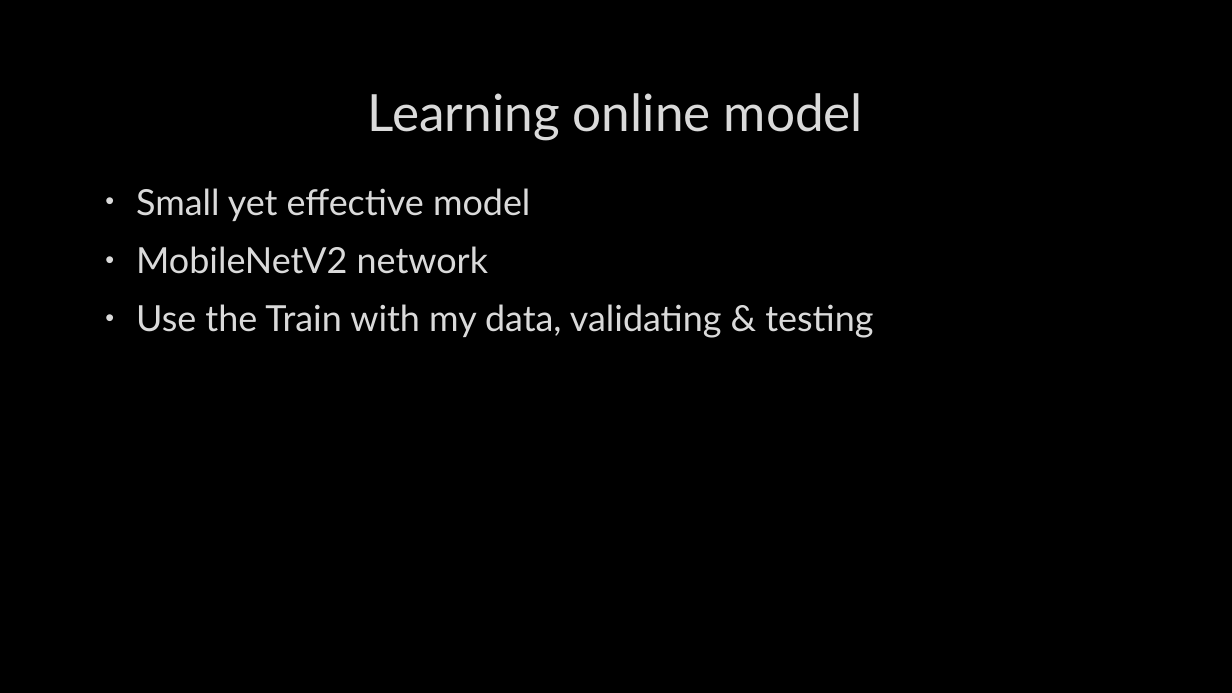
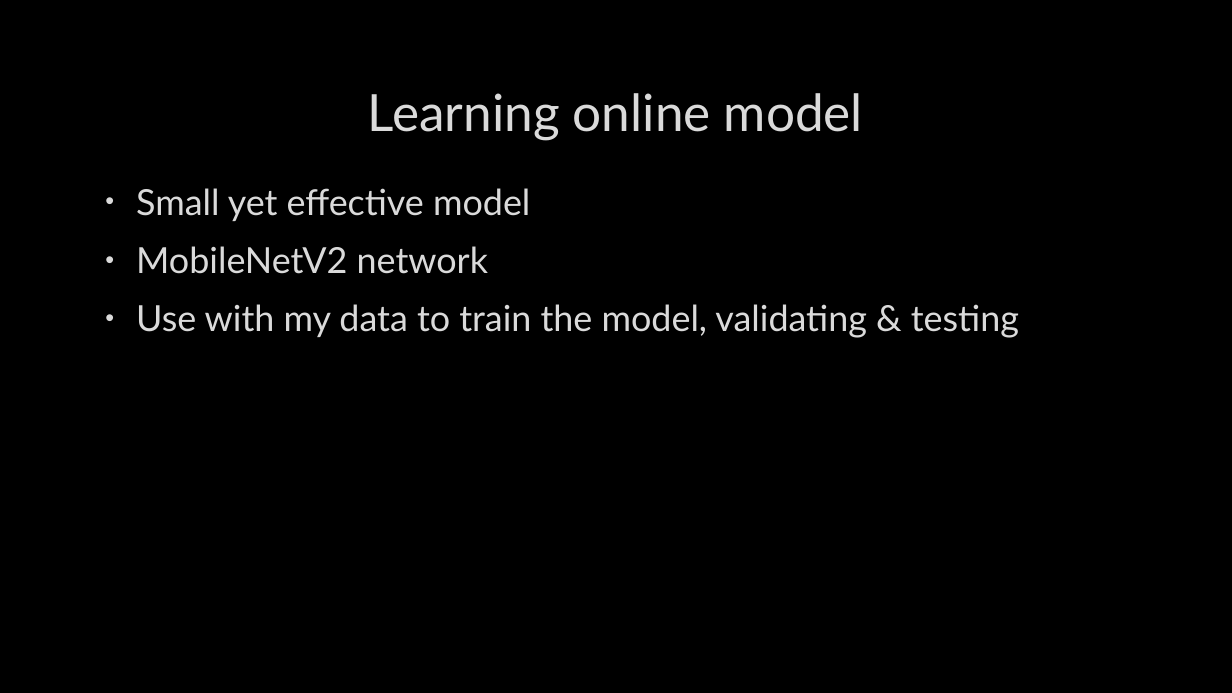
Before and after one commit to nexttimesr/car-classification, a slide deck: slide 6 of project.pptx. Drawn at 1232x693 pixels with LibreOffice and Linux fonts; fonts in the diff are those of the drawing; background and template pictures are left out. Boxes give left, top, right and bottom in pixels: in the first picture for what was removed or moved away, otherwise in the second. Text is boxed around its words. In the diff, an @@ line names an element or a change of style, - is before the commit and + after.

Commit message:
corrected typo

```diff
--- a/project.pptx
+++ b/project.pptx
@@ text at <box>136,304,1019,338</box>: text changed @@
-• Use the Train with my data, validating & testing
+• Use with my data to train the model, validating & testing
```
Also in this commit, not shown: 3 other slides changed.
